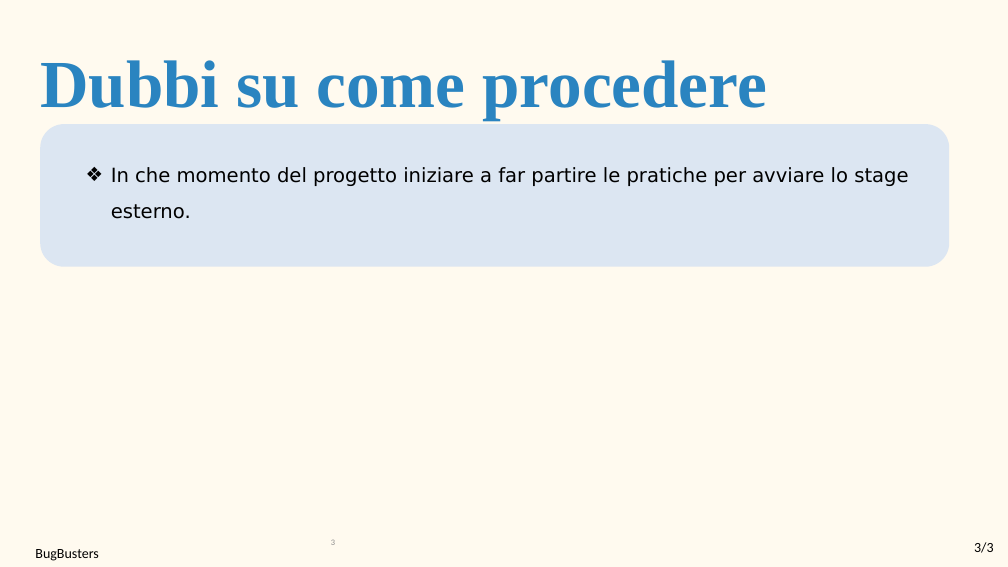
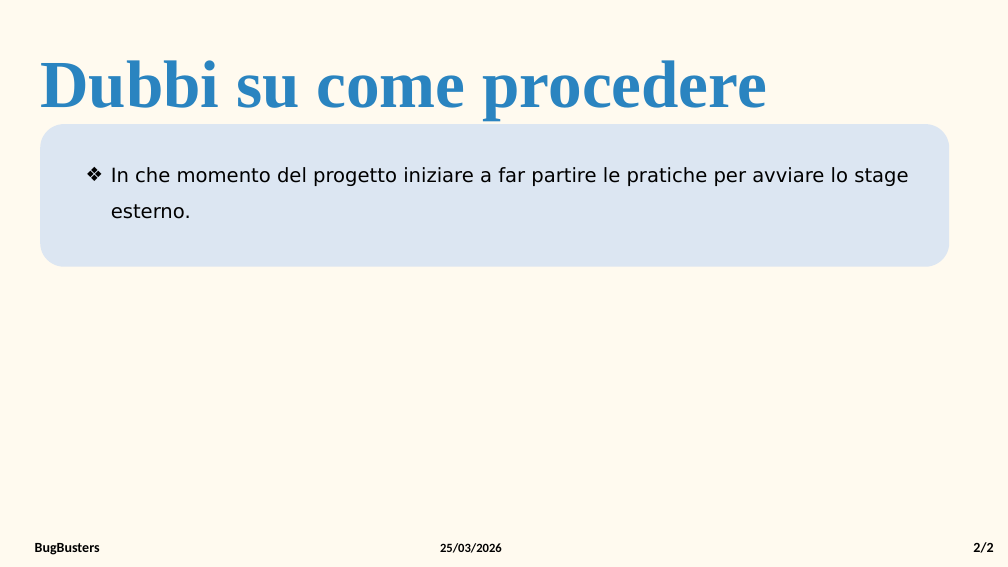
Before and after one commit to BugBustersUnipd/DocumentazioneSWE, a slide deck: slide 3 of DIARIO DI BORDO/DB-2026-03-25.pptx. Drawn at 1008x567 pixels with LibreOffice and Linux fonts; fonts in the diff are those of the drawing. Boxes give left, top, right and bottom in pixels: in the first picture for what was removed or moved away, otherwise in the second. Text is boxed around its words. In the diff, an @@ line names an element or a change of style, - is before the commit and + after.

```diff
--- a/DIARIO DI BORDO/DB-2026-03-25.pptx
+++ b/DIARIO DI BORDO/DB-2026-03-25.pptx
@@ text "BugBusters" at (x1=35, y1=543, x2=100, y2=555): bold on @@
@@ page number removed at (x1=331, y1=540, x2=335, y2=545) @@
-3
@@ text added at (x1=440, y1=543, x2=502, y2=553), 18 pt, text #000000, bold @@
+25/03/2026
@@ text at (x1=973, y1=542, x2=993, y2=553): text changed; bold on @@
-3/3
+2/2
```
Also in this commit, not shown: 1 other slide changed, 4 other files.
